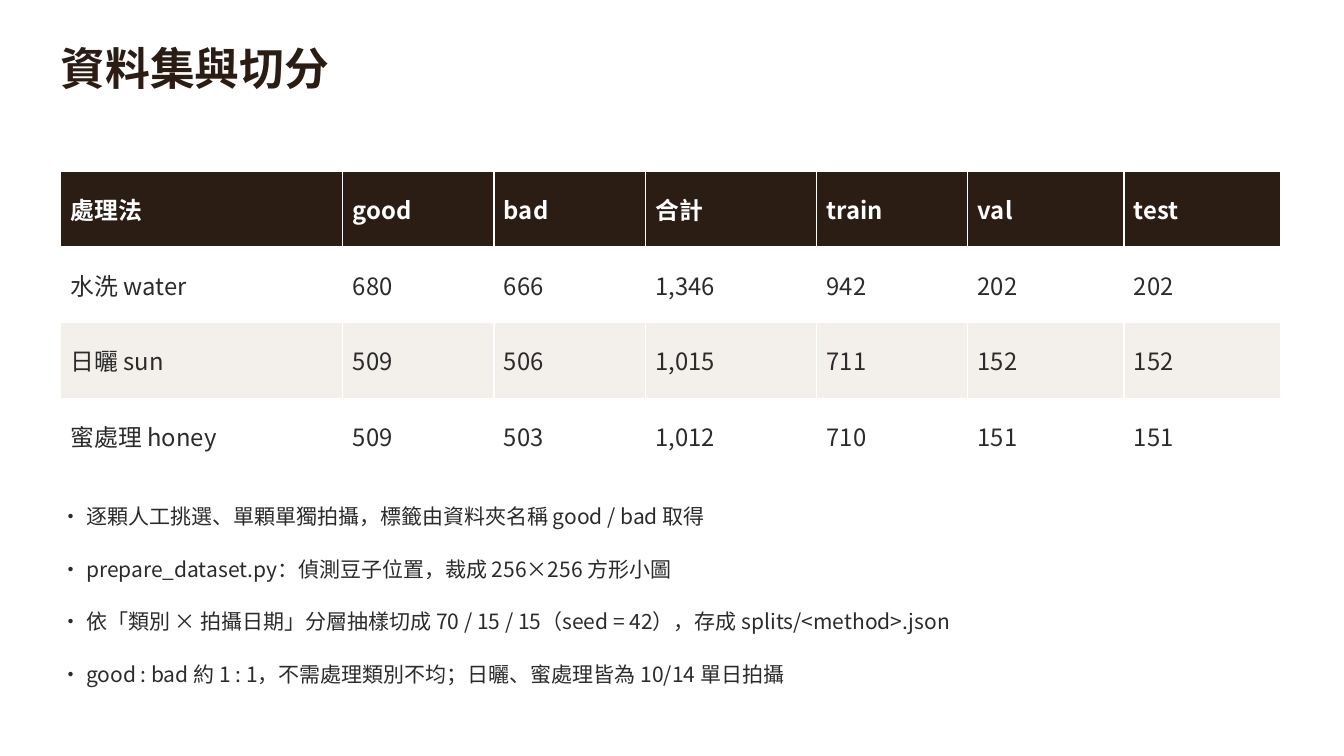
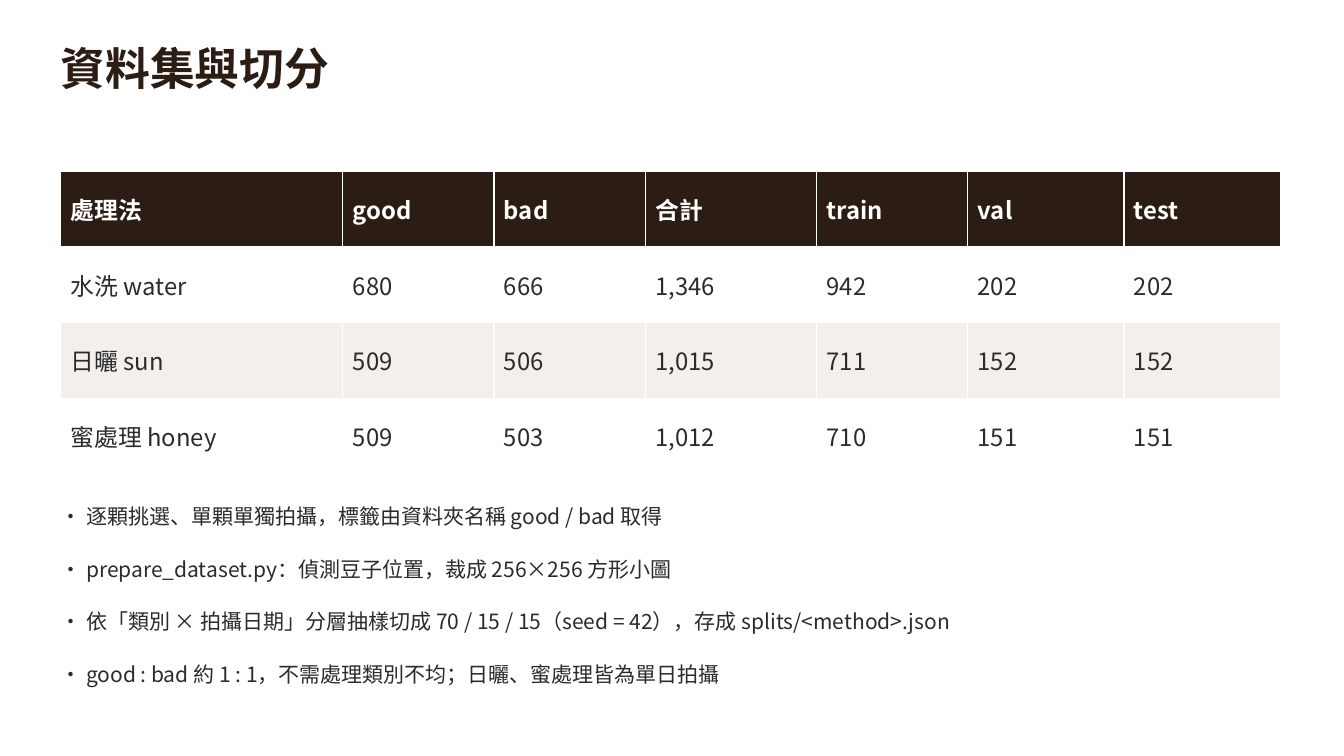
Before and after one commit to Edwardwu950314/coffee, a slide deck: slide 3 of notion_journal/weekly_log_2026-10-14.pptx. Drawn at 1344x756 pixels with LibreOffice and Linux fonts; fonts in the diff are those of the drawing. Boxes give left, top, right and bottom in pixels: in the first picture for what was removed or moved away, otherwise in the second. Text is boxed around its words. In the diff, an @@ line names an element or a change of style, - is before the commit and + after.

```diff
--- a/notion_journal/weekly_log_2026-10-14.pptx
+++ b/notion_journal/weekly_log_2026-10-14.pptx
@@ text at box(86, 506, 663, 530): text changed @@
-• 逐顆人工挑選、單顆單獨拍攝，標籤由資料夾名稱 good / bad 取得
+• 逐顆挑選、單顆單獨拍攝，標籤由資料夾名稱 good / bad 取得
@@ text at box(86, 664, 720, 687): text changed @@
-• good : bad 約 1 : 1，不需處理類別不均；日曬、蜜處理皆為 10/14 單日拍攝
+• good : bad 約 1 : 1，不需處理類別不均；日曬、蜜處理皆為單日拍攝
```
Also in this commit, not shown: 3 other slides changed, 1 slide removed, 8 other files.
